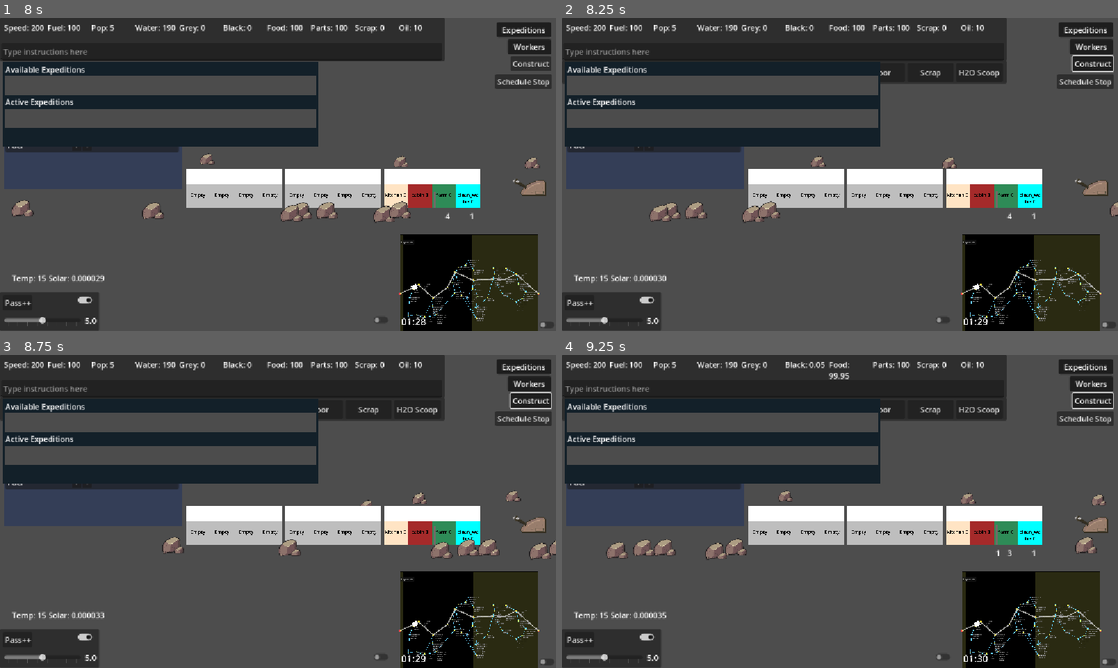
Above: before the commit, frames 1-4 (two rows, left to right).
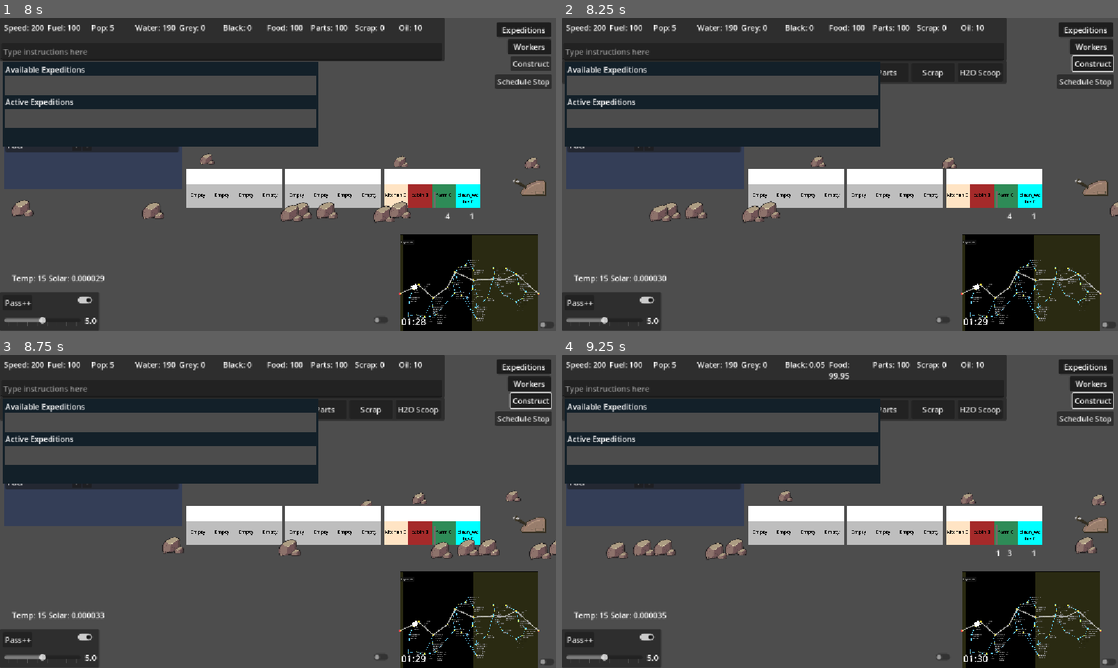
Above: after the commit, the same moments.

Repository: Sphinx111/ed_and_morgs_train_builder
Game: Godot game, scene res://Scenes/traincar.tscn
Same seed, same stepped clock (60 frames per second), same inputs: the game is played once before the commit and once after it.
Inputs (mouse positions are in pixels of both pictures, inside the frame that each line leads up to):
- Up to frame 1 (8 s): click (222, 52) at 0.52 s; type "12" at 0.6 s; click "Workers" at 1.25 s; click "Regenerate" at 2 s; click "Pass++" at 2.75 s; click (544, 324) at 3.5 s; click (378, 321) at 4.25 s; click (83, 299) at 5 s; click "Expeditions" at 5.75 s; click "Optimistic - This will be a n…" at 6.5 s; click "Continue" at 7.25 s
- Up to frame 2 (8.25 s): click "Construct" at 8 s
- Up to frame 3 (8.75 s): no input
- Up to frame 4 (9.25 s): click (689, 408) at 8.75 s, where only the run after the commit has a clickable "Expedition Room"

Frame 1 is identical in both runs. In frame 2, 0.2% of the frame differs, in the area x 57-79%, y 16-20%; in frame 3, 0.2%; in frame 4, 0.2%.

Commit message:
new Expedition Room

Diff:
--- /dev/null
+++ b/Modules/Capabilities/ModuleCapabilityRegistry.gd
@@ -0,0 +1,18 @@
+extends RefCounted
+
+class_name ModuleCapabilityRegistry
+
+const CAPABILITIES: Dictionary = {
+	"expedition_room": {
+		"feature": TrainCapability.FEATURE_MAX_EXPEDITIONS,
+		"amount": 1,
+	},
+}
+
+
+static func get_config(module_type: String) -> Dictionary:
+	return CAPABILITIES.get(module_type, {})
+
+
+static func has_capability(module_type: String) -> bool:
+	return CAPABILITIES.has(module_type)
--- /dev/null
+++ b/Modules/Capabilities/TrainCapability.gd
@@ -0,0 +1,25 @@
+extends RefCounted
+
+class_name TrainCapability
+
+const FEATURE_MAX_EXPEDITIONS := "max_expeditions"
+
+
+static func apply(feature: String, amount: int) -> void:
+	if amount == 0:
+		return
+	match feature:
+		FEATURE_MAX_EXPEDITIONS:
+			Globals.max_expeditions += amount
+		_:
+			push_warning("TrainCapability: unknown feature '%s'" % feature)
+
+
+static func remove(feature: String, amount: int) -> void:
+	if amount == 0:
+		return
+	match feature:
+		FEATURE_MAX_EXPEDITIONS:
+			Globals.max_expeditions = maxi(Globals.BASE_MAX_EXPEDITIONS, Globals.max_expeditions - amount)
+		_:
+			push_warning("TrainCapability: unknown feature '%s'" % feature)
--- a/Modules/Producers/ModuleProducerRegistry.gd
+++ b/Modules/Producers/ModuleProducerRegistry.gd
@@ -7,7 +7,6 @@
 const RECIPE_FOOD2: ProductionRecipe = preload("res://Modules/Recipes/food2.tres")
 const RECIPE_SCRAP_COLLECTOR: ProductionRecipe = preload("res://Modules/Recipes/scrap_collector.tres")
 const RECIPE_SCRAP_TO_MECH: ProductionRecipe = preload("res://Modules/Recipes/scrap_to_mech.tres")
-const RECIPE_PASSENGER_COLLECTOR: ProductionRecipe = preload("res://Modules/Recipes/passenger_collector.tres")
 const RECIPE_WATER_COLLECTOR: ProductionRecipe = preload("res://Modules/Recipes/water_collector.tres")
 const RECIPE_FUEL: ProductionRecipe = preload("res://Modules/Recipes/fuel.tres")
 
@@ -16,7 +15,6 @@
 	"farm": [RECIPE_FOOD1, RECIPE_FOOD2],
 	"scrap_arm": [RECIPE_SCRAP_COLLECTOR],
 	"mech_parts": [RECIPE_SCRAP_TO_MECH],
-	"passenger_door": [RECIPE_PASSENGER_COLLECTOR],
 	"water_collector": [RECIPE_WATER_COLLECTOR],
 	"fuel_refinery": [RECIPE_FUEL],
 }
--- a/Modules/Recipes/passenger_collector.tres
+++ /dev/null
@@ -1,13 +0,0 @@
-[gd_resource type="Resource" script_class="ProductionRecipe" load_steps=3 format=3 uid="uid://b6wytlwjagoh0"]
-
-[ext_resource type="Script" uid="uid://b67infwsvsouv" path="res://Modules/Producers/ProductionRecipe.gd" id="1_recipe"]
-[ext_resource type="Resource" uid="uid://dtf20h72fvoql" path="res://ResourceTypes/pop.tres" id="2_pop"]
-
-[resource]
-script = ExtResource("1_recipe")
-input_type_1 = ExtResource("2_pop")
-input_1_needed = 1.0
-input_1_from_map = true
-output_type_1 = ExtResource("2_pop")
-output_1_amount = 1.0
-process_name = "Population"
--- a/Scenes/construction_panel.gd
+++ b/Scenes/construction_panel.gd
@@ -11,7 +11,7 @@
 	"scrap_arm": "Scrap",
 	"kitchen": "Kitchen",
 	"cabin": "Cabin",
-	"passenger_door": "Door",
+	"expedition_room": "Expedition Room",
 	"water_collector": "H2O Scoop",
 	"fuel_refinery": "Refinery",
 }
--- a/Scenes/expeditions_controller.gd
+++ b/Scenes/expeditions_controller.gd
@@ -41,7 +41,7 @@
 
 func _update_panel_layout() -> void:
 	var option_count : int = maxi(1, options_available.size())
-	var active_count : int = clampi(maxi(1, expeditions_active.size()), 1, Globals.MAX_EXPEDITIONS)
+	var active_count : int = clampi(maxi(1, expeditions_active.size()), 1, Globals.max_expeditions)
 
 	var options_height : float = _panel_height_for_count(option_count)
 	var active_height : float = _panel_height_for_count(active_count)
@@ -102,7 +102,7 @@
 	if can_launch == false:
 		return Globals.NO_RESOURCES
 
-	if expeditions_active.size() >= Globals.MAX_EXPEDITIONS:
+	if expeditions_active.size() >= Globals.max_expeditions:
 		return Globals.EXCEEDS_MAX_EXPEDITIONS
 
 	if expeditions_active.size() == 0:
--- a/basic_ui.gd
+++ b/basic_ui.gd
@@ -189,8 +189,11 @@
 			subject = "empty"
 		elif words[i] == "cabin":
 			subject = "cabin"
-		elif words[i] == "door":
-			subject = "passenger_door"
+		elif words[i] == "expedition" and i + 1 < words.size() and words[i + 1] == "room":
+			subject = "expedition_room"
+			wordsRead = 2
+		elif words[i] == "door" or words[i] == "expedition":
+			subject = "expedition_room"
 		elif words[i] == "greywater" or words[i] == "graywater" or words[i] == "grey_water":
 			subject = "grey_water"
 		elif words[i] == "grey" and words[i+1] == "water":
--- a/globals.gd
+++ b/globals.gd
@@ -76,8 +76,9 @@
 var resource_safety_ok : Dictionary[String, bool] = {}
 
 # Expedition Variables
+const BASE_MAX_EXPEDITIONS : int = 4           # Base concurrent active expeditions without modules
+var max_expeditions : int = BASE_MAX_EXPEDITIONS
 const max_expedition_size : int = 10      # Maximum passengers who can take part in an expedition
-const MAX_EXPEDITIONS : int = 4           # Maximum concurrent active expeditions
 
 # Common icon textures to use for Sprites
 const water_texture : Texture2D = preload("res://images/Water_Icon.png")
--- a/module.gd
+++ b/module.gd
@@ -18,7 +18,7 @@
 	"scrap_arm" : 10.0,
 	"kitchen" : 5.0,
 	"cabin" : 2.0,
-	"passenger_door" : 5.0,
+	"expedition_room" : 5.0,
 	"water_collector" : 25.0,
 	"fuel_refinery" : 50.0
 }
@@ -41,6 +41,11 @@
 
 # Storage Variables
 var storages : Array[GenericStorageProvider] = []
+
+# Train capability granted while this module is active
+var capability_feature : String = ""
+var capability_amount : int = 0
+var _capability_applied : bool = false
 
 const PRODUCTION_PROGRESS_HEIGHT : float = 50.0
 const PRODUCTION_PROGRESS_BOTTOM : float = 80.0
@@ -314,6 +319,9 @@
 
 func reset_module():
 	hide_module_inspector()
+	_remove_capability()
+	capability_feature = ""
+	capability_amount = 0
 	enabled = true
 	services = []
 	producers = []
@@ -380,9 +388,8 @@
 		add_producers_for_type(newType)
 		workers_needed = 1
 		add_custom_storage({"mech_parts" : 50.0})
-	elif newType == "passenger_door":
-		$Outline.color = Color.CORNFLOWER_BLUE
-		add_producers_for_type(newType)
+	elif newType == "expedition_room":
+		$Outline.color = Color.MEDIUM_PURPLE
 	elif newType == "water_collector":
 		$Outline.color = Color.CADET_BLUE
 		add_producers_for_type(newType)
@@ -397,7 +404,31 @@
 	maxCustomers = baseCustomers
 	if workers_needed > 0:
 		parentCar.update_work_maps(work_types,sequence,Globals.MODULE_ADDED)
+	_configure_capability(newType)
 	_update_click_area_enabled()
+
+
+func _configure_capability(module_type: String) -> void:
+	if not ModuleCapabilityRegistry.has_capability(module_type):
+		return
+	var config: Dictionary = ModuleCapabilityRegistry.get_config(module_type)
+	capability_feature = config.get("feature", "")
+	capability_amount = config.get("amount", 0)
+	_apply_capability()
+
+
+func _apply_capability() -> void:
+	if capability_feature == "" or capability_amount == 0 or _capability_applied:
+		return
+	TrainCapability.apply(capability_feature, capability_amount)
+	_capability_applied = true
+
+
+func _remove_capability() -> void:
+	if not _capability_applied:
+		return
+	TrainCapability.remove(capability_feature, capability_amount)
+	_capability_applied = false
 
 
 func _setup_click_area() -> void:
Not shown, added: Modules/Capabilities/ModuleCapabilityRegistry.gd.uid
Not shown, added: Modules/Capabilities/TrainCapability.gd.uid
